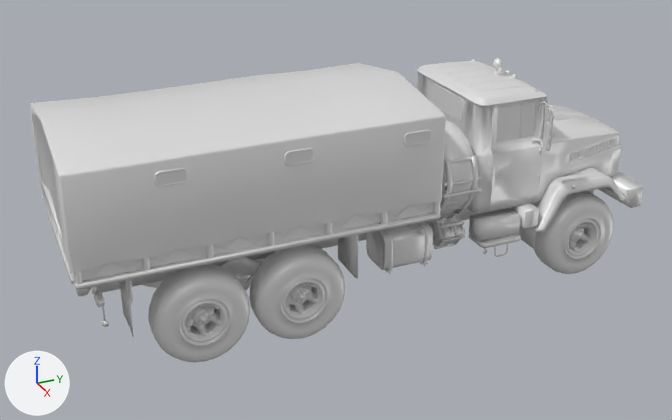
Before and after pictures for a commit that changed the FBX model GameData/Assets/3D/Units/Ukraine/Vehicule/Kraz_6322/Kraz_6322.fbx.
The view is the same before and after, from a 50 mm lens placed at (8.91, -3.7, 5.43), pointed at (-0.01, 0.31, 0.97). Arrows for +X, +Y and +Z are at lower left; the lights stay in place. Where no turn or scale is listed for an object, it has been applied to the vertices.

The older version as bpy lines, for what is in view:
```python
mat_kraz_6322 = principled_material('Kraz_6322')
mat_kraz_6322.base_color = (0.8, 0.8, 0.8)  # white #e7e7e7
mat_kraz_6322.metallic = 0.185
mat_kraz_6322.roughness = 0.435
me_kraz_6322_solider_002 = bpy.data.meshes.new('KrAZ-6322_Solider.002')
me_kraz_6322_solider_002.from_pydata(...)  # 13372 vertices, 21409 faces; spans x -1.14..1.08, y -2.84..4.02, z 0.18..2.38
me_kraz_6322_solider_002.materials.append(mat_kraz_6322)  # white #e7e7e7
me_kraz_6322_solider_003 = bpy.data.meshes.new('KrAZ-6322_Solider.003')
me_kraz_6322_solider_003.from_pydata(...)  # 2645 vertices, 4331 faces; spans x -1.08..1.04, y -1.03..0.04, z -0.14..0.89
me_kraz_6322_solider_003.materials.append(mat_kraz_6322)  # white #e7e7e7
me_kraz_6322_solider_007 = bpy.data.meshes.new('KrAZ-6322_Solider.007')
me_kraz_6322_solider_007.from_pydata(...)  # 2642 vertices, 4322 faces; spans x -1.08..1.04, y -2.11..-1.04, z -0.14..0.89
me_kraz_6322_solider_007.materials.append(mat_kraz_6322)  # white #e7e7e7
me_kraz_6322_solider_008 = bpy.data.meshes.new('KrAZ-6322_Solider.008')
me_kraz_6322_solider_008.from_pydata(...)  # 1312 vertices, 2160 faces; spans x 0.622..1.047, y 2.549..3.58, z -0.142..0.884
me_kraz_6322_solider_008.materials.append(mat_kraz_6322)  # white #e7e7e7
ob_chassis = bpy.data.objects.new('Chassis', me_kraz_6322_solider_002)
ob_chassis.location = (0.0, 0.0, 0.143)
ob_roue_01 = bpy.data.objects.new('Roue_01', me_kraz_6322_solider_003)
ob_roue_01.location = (0.0, 0.0, 0.143)
ob_roue_02 = bpy.data.objects.new('Roue_02', me_kraz_6322_solider_007)
ob_roue_02.location = (0.0, 0.0, 0.143)
ob_roue_droite_01 = bpy.data.objects.new('Roue_Droite_01', me_kraz_6322_solider_008)
ob_roue_droite_01.location = (0.0, 0.0, 0.143)
```
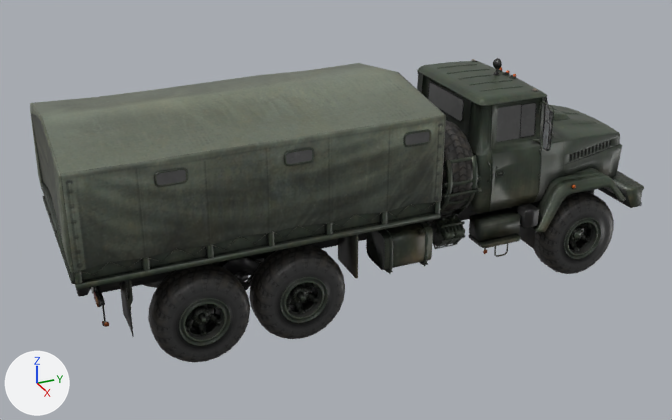
Boxes (x1, y1, x2, y2) around the edits, measured in the pictures (672 x 420 px):
'Chassis', surface changed
    both: (30, 58, 644, 337)
'Roue_02', surface changed (grey to black)
    both: (143, 264, 250, 363)
'Roue_01', surface changed (grey to black)
    both: (249, 245, 345, 339)
'Roue_Droite_01', surface changed (grey to black)
    both: (534, 191, 614, 274)

Patch to the scene script:
```diff
--- a/GameData/Assets/3D/Units/Ukraine/Vehicule/Kraz_6322/Kraz_6322.fbx.py
+++ b/GameData/Assets/3D/Units/Ukraine/Vehicule/Kraz_6322/Kraz_6322.fbx.py
@@ img_kraz_6322_png @@
+img_kraz_6322_png = load_image('Kraz_6322.png', 'Kraz_6322.png', 2048, 2048, 'sRGB')
@@ mat_kraz_6322 @@
 mat_kraz_6322 = principled_material('Kraz_6322')
-mat_kraz_6322.base_color = (0.8, 0.8, 0.8)  # white #e7e7e7
+mat_kraz_6322.texture = img_kraz_6322_png
 mat_kraz_6322.metallic = 0.185
```
